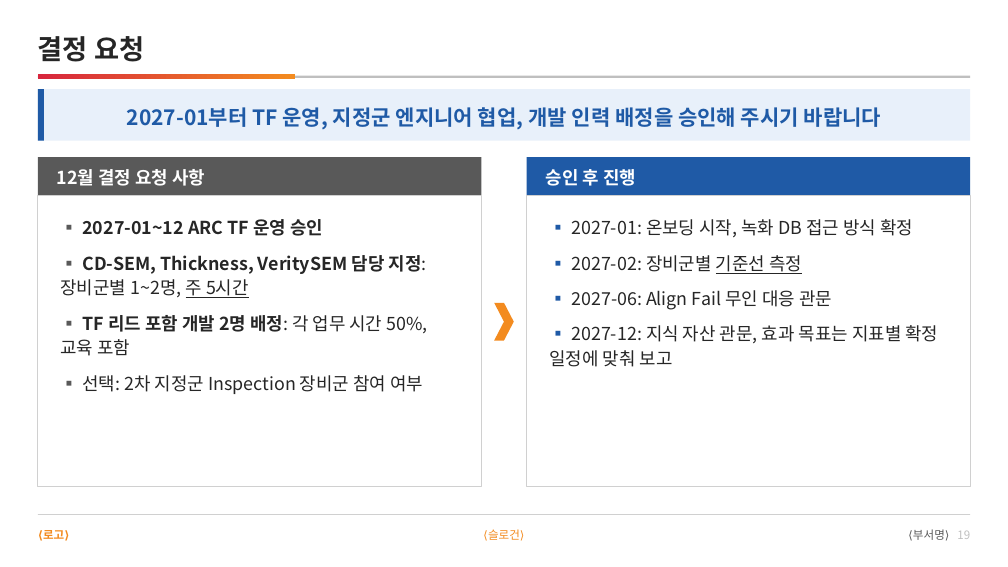
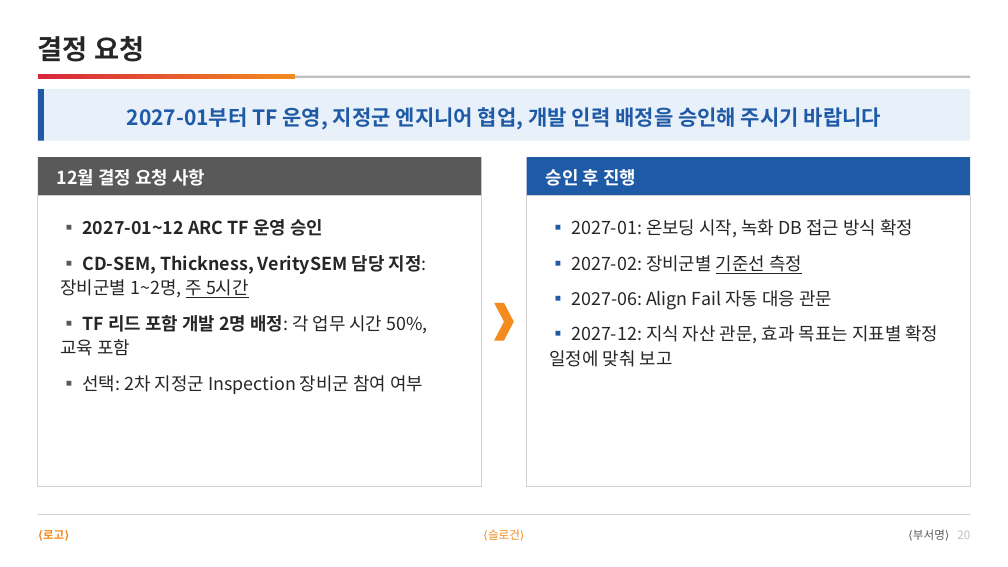
Before and after one commit to DarrenKoi/pm_notes, a slide deck: slide 20 of my-task/arc-tf/deliverables/arc-tf-team-full.pptx (slide 19 before the commit). Drawn at 1008x567 pixels with LibreOffice and Linux fonts; fonts in the diff are those of the drawing. Boxes give left, top, right and bottom in pixels: in the first picture for what was removed or moved away, otherwise in the second. Text is boxed around its words. In the diff, an @@ line names an element or a change of style, - is before the commit and + after.

```diff
--- a/my-task/arc-tf/deliverables/arc-tf-team-full.pptx
+++ b/my-task/arc-tf/deliverables/arc-tf-team-full.pptx
@@ text at (571, 290, 832, 310): text changed @@
-▪ 2027-06: Align Fail 무인 대응 관문
+▪ 2027-06: Align Fail 자동 대응 관문
```
Also in this commit, not shown: 8 other slides changed, 1 slide added, 17 other files.
